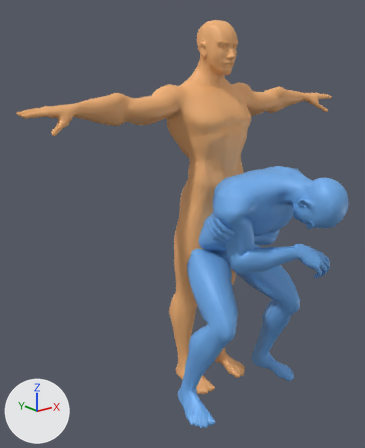
The glTF model muscle-detective/assets/glbs/chokeslam_v2c.glb: old version first, new version second.
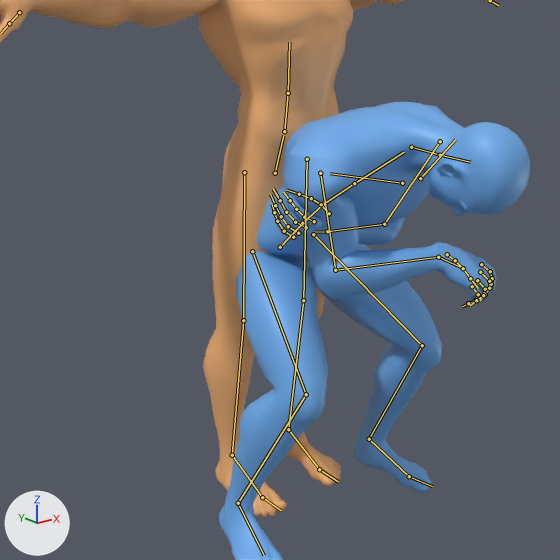
Old and new are each drawn whole from a 50 mm camera at (-1.63, -1.787, 1.617) aimed at (-0.253, -0.066, 0.929) and again close up on the part from 16% to 100% of the width and 25% to 93% of the height. Arrows for +X, +Y and +Z are at lower left; the lights stay in place. The older version's two pictures come first. Both versions are drawn at frame 54 of the action 'Chokeslam_A_V6'; the numbers are the values there. The bones that change, and the others that lie on the model, are drawn over the model as lines in the close-ups.

Names of what the first close-up shows: 'SuperHero_Male', 'SuperHero_Male.001' and 1 more.
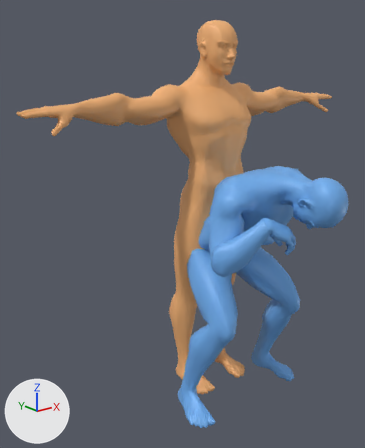
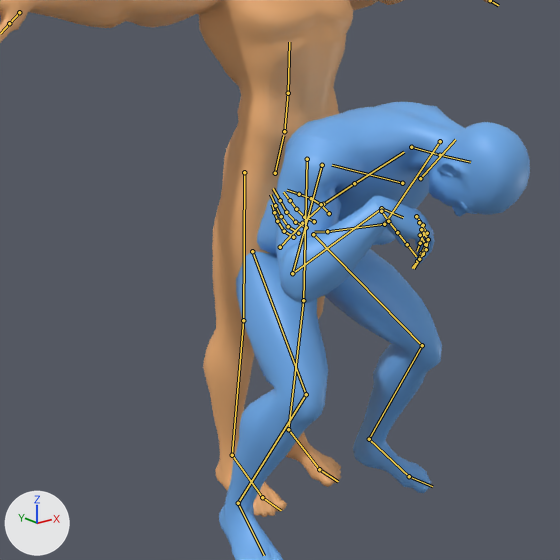
What differs and where, as boxes [x1, y1, x2, y2] in the close-ups (560 x 560 px):
'SuperHero_Male', posed: [219, 102, 530, 560] in both
bone 'clavicle_r', root to tip: before (402, 183) to (330, 173); after (402, 183) to (332, 165)
bone 'upperarm_r', root to tip: before (320, 173) to (335, 270); after (322, 165) to (292, 273)
bone 'lowerarm_r', root to tip: before (335, 270) to (438, 257); after (292, 273) to (381, 208)
bone 'hand_r', root to tip: before (438, 257) to (460, 267); after (381, 208) to (403, 217)
bone 'index_02_r', root to tip: before (490, 271) to (492, 278); after (423, 225) to (423, 234)
bone 'pinky_02_r', root to tip: before (478, 294) to (475, 300); after (425, 244) to (423, 254)
bone 'ring_03_r', root to tip: before (483, 295) to (476, 300); after (426, 249) to (419, 259)
bone 'thumb_01_r', root to tip: before (447, 254) to (455, 260); after (381, 211) to (388, 221)
bone 'thumb_02_r', root to tip: before (455, 260) to (463, 268); after (388, 221) to (397, 232)

The edits, one by one:
Bone 'clavicle_r' (bone_clavicle_r) turns from (-4, 0, 10) to (-2, 0, 5) degrees about its own x, y and z.
Bone 'upperarm_r' (bone_upperarm_r) turns from (74, -19, 52) to (58, 10, 39) degrees about its own x, y and z.
Bone 'lowerarm_r' (bone_lowerarm_r) turns from (90, -15, -32) to (128, 33, -15) degrees about its own x, y and z.
Bone 'hand_r' (bone_hand_r) turns from (-30, -21, 25) to (-11, -4, 69) degrees about its own x, y and z.
Bone 'index_02_r' (bone_index_02_r) turns from (26, 0, 0) to (28, 0, 0) degrees about its own x, y and z.
Bone 'pinky_02_r' (bone_pinky_02_r) turns from (40, 0, 0) to (34, 0, 0) degrees about its own x, y and z.
Bone 'ring_03_r' (bone_ring_03_r) turns from (26, 0, 0) to (22, 0, 0) degrees about its own x, y and z.
Bone 'thumb_01_r' (bone_thumb_01_r) turns from (10, 0, 0) to (18, 0, 0) degrees about its own x, y and z.
Bone 'thumb_02_r' (bone_thumb_02_r) turns from (14, 0, 0) to (22, 0, 0) degrees about its own x, y and z.
